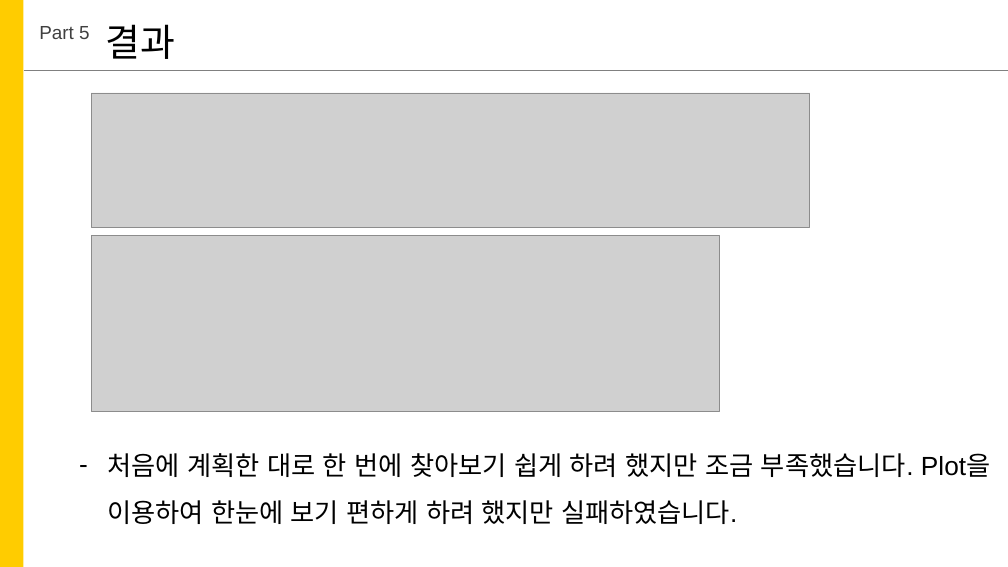
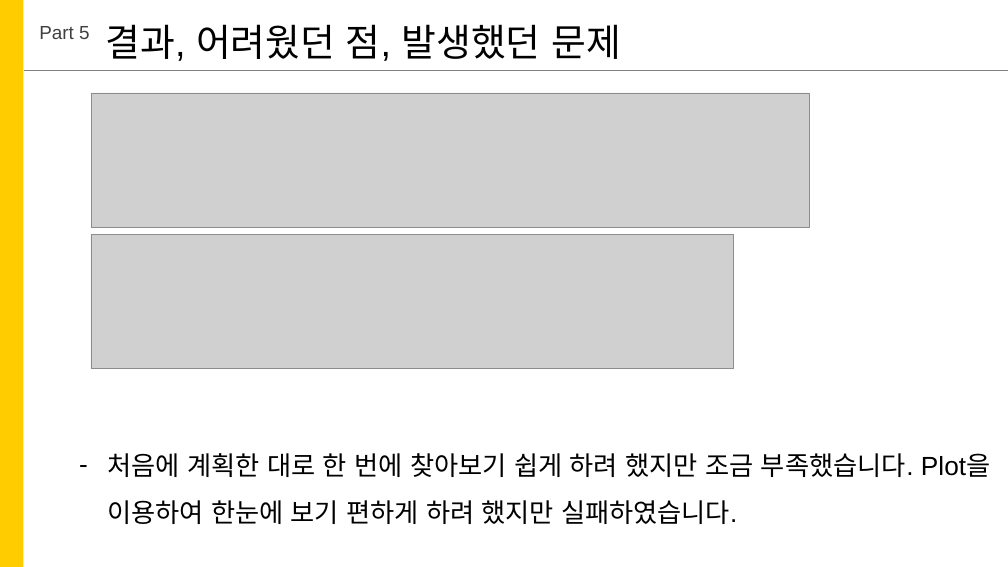
Before and after one commit to qmakzl/SKU4CS, a slide deck: slide 7 of 데이터크롤링_2016301501_이윤기.pptx. Drawn at 1008x567 pixels with LibreOffice and Linux fonts; fonts in the diff are those of the drawing; grey boxes stand for pictures. Boxes give left, top, right and bottom in pixels: in the first picture for what was removed or moved away, otherwise in the second. Text is boxed around its words. In the diff, an @@ line names an element or a change of style, - is before the commit and + after.

```diff
--- a/데이터크롤링_2016301501_이윤기.pptx
+++ b/데이터크롤링_2016301501_이윤기.pptx
@@ text at [105, 24, 621, 61]: text changed @@
-결과
+결과, 어려웠던 점, 발생했던 문제
@@ picture: place and size @@
-picture at [91, 235, 719, 411]
+picture at [91, 234, 734, 368]
```
